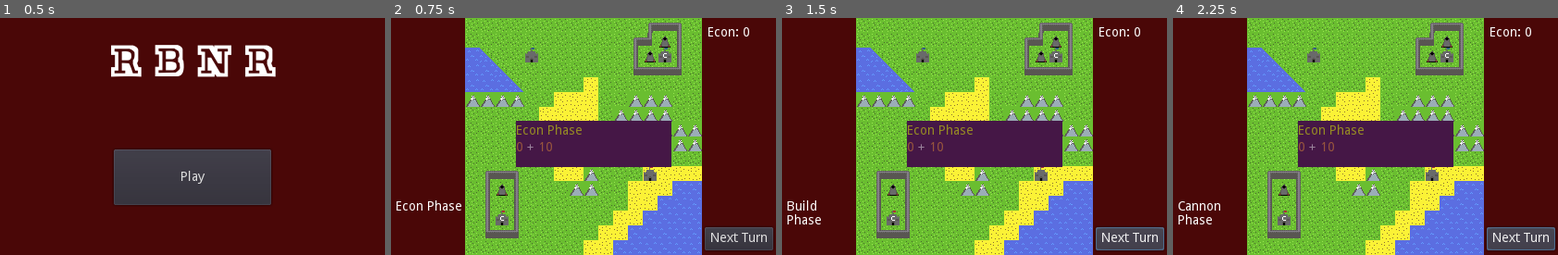
Above: before the commit, frames 1-4 (left to right).
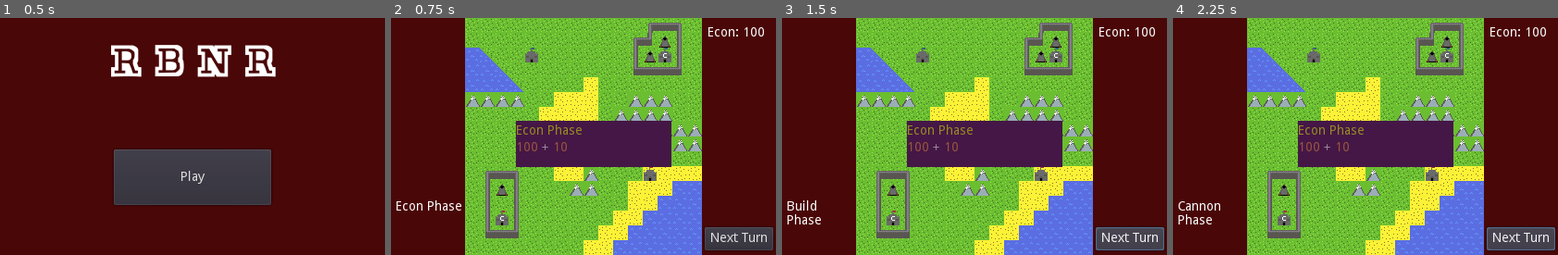
Above: after the commit, the same moments.

Repository: FlyingPollo12/RBNR
Game: Godot game, scene res://Source/Levels/Menu.tscn
Same seed, same stepped clock (60 frames per second), same inputs: the game is played once before the commit and once after it.
Inputs:
- Up to frame 1 (0.5 s): no input
- Up to frame 2 (0.75 s): click "Play" at 0.5 s
- Up to frame 3 (1.5 s): click "Next Turn" at 1.25 s
- Up to frame 4 (2.25 s): click "Next Turn" at 2 s

Frame 1 is identical in both runs. In frame 2, 0.3% of the frame differs, in the area x 32-97%, y 3-57%; in frame 3, 0.3%; in frame 4, 0.3%.

Commit message:
changed starting gold (testing)

Diff:
--- a/Source/scripts/GameScript.gd
+++ b/Source/scripts/GameScript.gd
@@ -44,7 +44,7 @@
 const GRID_MAXX = 15 #specific for this map
 
 
-var playerGold = 0
+var playerGold = 100
 var myTimer
 
 
